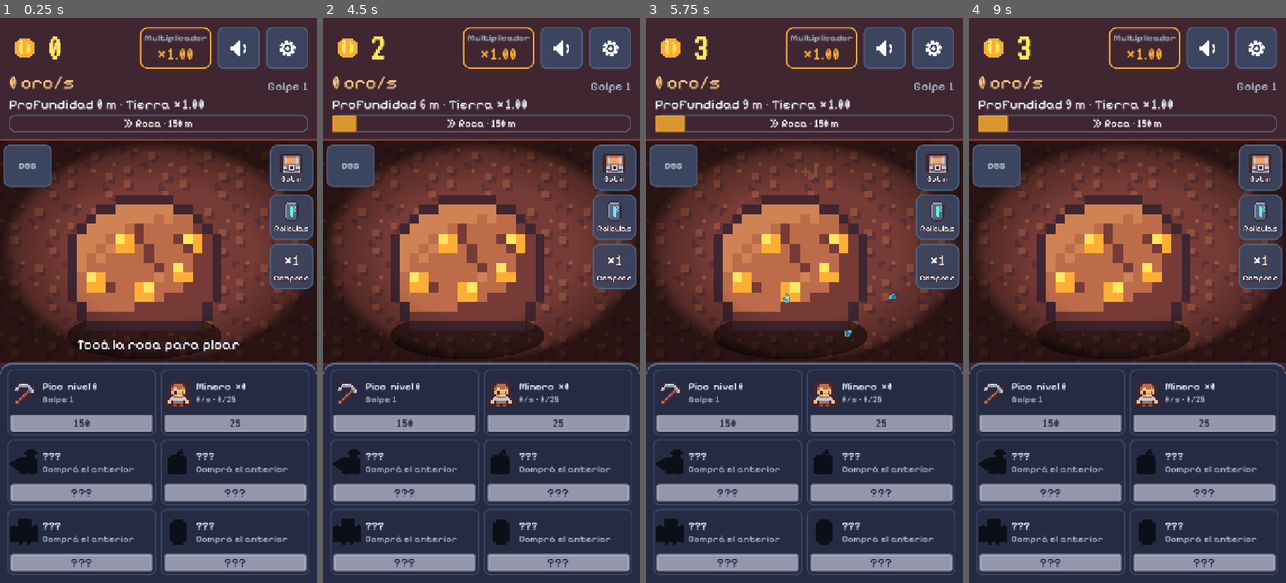
Above: before the commit, frames 1-4 (left to right).
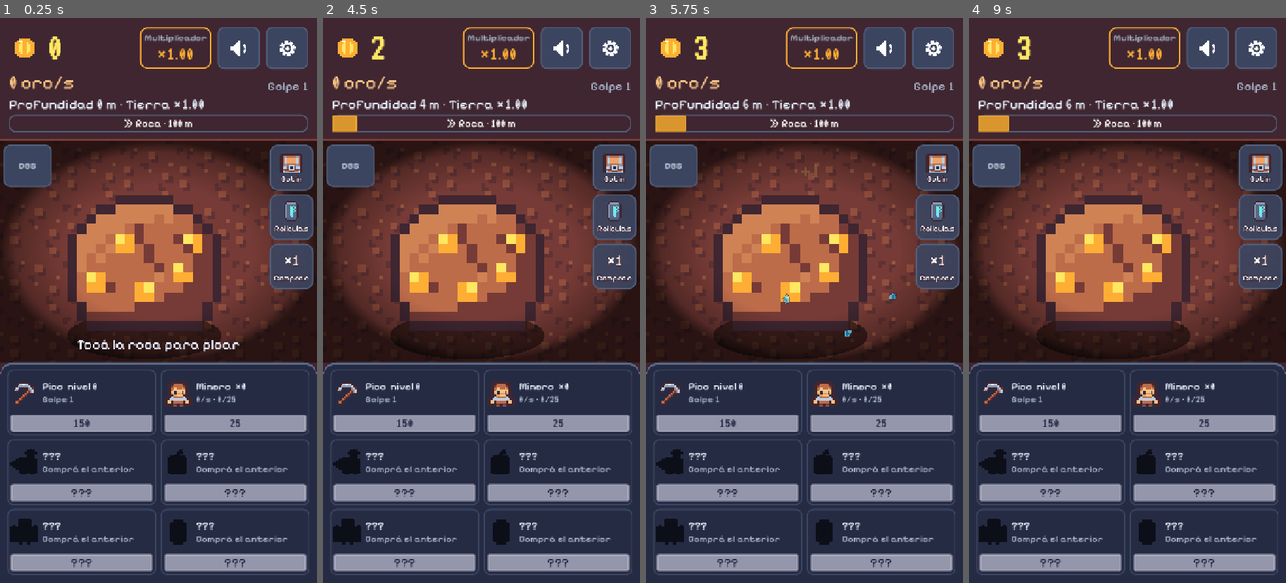
Above: after the commit, the same moments.

Repository: AgusCarretto/pozo-profundo
Game: Godot game, scene res://game/main.tscn
Same seed, same stepped clock (60 frames per second), same inputs: the game is played once before the commit and once after it.
Inputs (mouse positions are in pixels of both pictures, inside the frame that each line leads up to):
- Up to frame 1 (0.25 s): no input
- Up to frame 2 (4.5 s): click (468, 260) at 0.5 s; click (614, 164) at 1.25 s; click (614, 215) at 2 s; click (614, 266) at 2.75 s; click "DBG" at 3.5 s; click "Cerrar" at 4.25 s
- Up to frame 3 (5.75 s): click (791, 260) at 5 s
- Up to frame 4 (9 s): click (1260, 164) at 5.75 s; click (1260, 215) at 6.5 s; click (1260, 266) at 7.25 s; click "DBG" at 8 s; click "Cerrar" at 8.75 s

The runs differ from the first frame. In frame 1, less than 0.1% of the frame differs, in the area x 54-56%, y 18-20%; in frame 2, less than 0.1%; in frame 3, less than 0.1%, in the area x 11-56%, y 14-21%; in frame 4, less than 0.1%.

Commit message:
Curva nueva: primera bajada a 300 m en 30-40 min; las partidas viejas se convierten
Crecimiento de precio 1.15, profundidad 15*log2(1+oro/8), bioma cada 100 m, reliquias desde 300 m.
Las partidas anteriores reciben las reliquias que ya tenían ganadas y vuelven a la superficie.

Co-Authored-By: Claude Sonnet 5.5 <noreply@anthropic.com>

Diff:
--- a/core/economy.gd
+++ b/core/economy.gd
@@ -29,6 +29,8 @@
 
 const DEFAULT_BALANCE_PATH: String = "res://data/balance.json"
 const SAVE_SECTION: String = "economy"
+## Versión de lo que se guarda. Una partida sin este dato se jugó con las reglas de la sección "legacy".
+const BALANCE_VERSION: int = 2
 const SECONDS_PER_HOUR: float = 3600.0
 const X10_COUNT: int = 10
 ## Topes para datos de partida dañados o editados a mano (evitan desbordes a infinito).
@@ -49,6 +51,9 @@
 var pending_offline_report: Dictionary = {}
 ## El último golpe fue crítico.
 var last_hit_critical: bool = false
+## Aviso de que la partida se convirtió al balance nuevo y el jugador todavía no lo vio ({} = ninguno):
+## {relics_gained}. No se guarda.
+var pending_migration_report: Dictionary = {}
 ## Azar del botín y de los críticos. Los tests le fijan la semilla para repetir una tirada.
 var rng: RandomNumberGenerator = RandomNumberGenerator.new()
 
@@ -91,6 +96,8 @@
 var _prestige: Dictionary = {}
 ## Reglas del progreso offline (max_hours, away_seconds, efficiency). Vacío = sin progreso offline.
 var _offline: Dictionary = {}
+## Profundidad y reliquias de las reglas anteriores, para convertir partidas. Vacío = no se convierte nada.
+var _legacy: Dictionary = {}
 ## Umbrales del frenesí (hits_per_second, enter_seconds, exit_seconds, window_seconds). Vacío = sin frenesí.
 var _frenzy: Dictionary = {}
 
@@ -189,6 +196,9 @@
 		return false
 	if not (parsed_offline as Dictionary).is_empty() and parsed_offline["efficiency"] > 1.0:
 		return _fail("offline.efficiency es una fracción: tiene que estar entre 0 y 1")
+	var parsed_legacy: Variant = _read_numbers(balance, "legacy", ["meters_scale", "gold_scale", "min_depth", "depth_step", "exponent"], ["depth_offset"])
+	if parsed_legacy == null:
+		return false
 	var parsed_frenzy: Variant = _read_numbers(balance, "frenzy", ["hits_per_second", "enter_seconds", "exit_seconds", "window_seconds"])
 	if parsed_frenzy == null:
 		return false
@@ -206,6 +216,7 @@
 	_depth = parsed_depth
 	_prestige = parsed_prestige
 	_offline = parsed_offline
+	_legacy = parsed_legacy
 	_frenzy = parsed_frenzy
 	_biomes = []
 	_biome_meters_each = 0.0
@@ -445,6 +456,7 @@
 	_max_biome = 0
 	_revealed = 1
 	pending_offline_report = {}
+	pending_migration_report = {}
 	_reset_run()
 
 
@@ -690,6 +702,7 @@
 
 func to_dict() -> Dictionary:
 	return {
+		"balance_version": BALANCE_VERSION,
 		"gold": gold,
 		"owned": owned.duplicate(),
 		"pick_level": pick_level,
@@ -721,7 +734,29 @@
 	# Quien tiene reliquias llegó al menos hasta donde se puede volver a la superficie (partidas sin el dato).
 	if relics > 0:
 		_max_biome = maxi(_max_biome, EconomyMath.biome_index(prestige_min_depth(), _biome_meters_each, biome_count()))
+	if int(_number(data.get("balance_version"), 1.0)) < BALANCE_VERSION:
+		_migrate_old_run()
 	gold_changed.emit(gold)
+
+
+## El jugador ya vio el aviso de la conversión.
+func dismiss_migration_report() -> void:
+	pending_migration_report = {}
+
+
+## La partida en curso se jugó con la curva anterior, que no se puede traducir (la misma profundidad cuesta otro
+## oro): se entregan las reliquias que ya tenía ganadas con las reglas de entonces y se vuelve a la superficie.
+## Las reliquias de antes y lo revelado se conservan. Sin bajada en curso no hay nada que convertir.
+func _migrate_old_run() -> void:
+	var crew: bool = owned.any(func(count: int) -> bool: return count > 0)
+	if _legacy.is_empty() or (run_gold <= 0.0 and pick_level <= 0 and not crew):
+		return
+	var old_depth: float = EconomyMath.depth(run_gold, _legacy["meters_scale"], _legacy["gold_scale"])
+	var gained: int = EconomyMath.relics_for_depth(old_depth, _legacy["min_depth"], _legacy["depth_offset"], _legacy["depth_step"], _legacy["exponent"])
+	relics = mini(relics + gained, int(MAX_LOADED_RELICS))
+	_revealed = _revealed_count()
+	_reset_run()
+	pending_migration_report = { "relics_gained": gained }
 
 
 # --- Internos ----------------------------------------------------------------
--- a/data/balance.json
+++ b/data/balance.json
@@ -1,5 +1,5 @@
 {
-	"cost_growth": 1.2,
+	"cost_growth": 1.15,
 	"generators": [
 		{ "id": "miner", "name": "Minero", "base_rate": 1, "base_cost": 25 },
 		{ "id": "steam_drill", "name": "Taladro a vapor", "base_rate": 5, "base_cost": 600 },
@@ -22,11 +22,11 @@
 		"multiplier": 2
 	},
 	"depth": {
-		"meters_scale": 25,
-		"gold_scale": 10
+		"meters_scale": 15,
+		"gold_scale": 8
 	},
 	"biomes": {
-		"meters_each": 150,
+		"meters_each": 100,
 		"mult_growth": 1.5,
 		"list": [
 			{ "id": "earth", "name": "Tierra" },
@@ -47,11 +47,19 @@
 		]
 	},
 	"prestige": {
+		"min_depth": 300,
+		"depth_offset": 200,
+		"depth_step": 50,
+		"exponent": 1.3,
+		"bonus_per_relic": 0.25
+	},
+	"legacy": {
+		"meters_scale": 25,
+		"gold_scale": 10,
 		"min_depth": 450,
 		"depth_offset": 350,
 		"depth_step": 50,
-		"exponent": 1.3,
-		"bonus_per_relic": 0.25
+		"exponent": 1.3
 	},
 	"offline": {
 		"max_hours": 8,
--- a/game/main.gd
+++ b/game/main.gd
@@ -203,6 +203,7 @@
 	# Si el juego arrancó con progreso offline, Economy ya lo acreditó antes de que existiera esta escena.
 	if not Economy.pending_offline_report.is_empty():
 		_show_offline_notice(Economy.pending_offline_report)
+	_show_migration_notice()
 	check_storage()
 
 
@@ -617,6 +618,18 @@
 	_shown_biome = -1
 	_last_chest = {}
 	_refresh()
+	_show_migration_notice()
+
+
+## Una partida de antes del balance nuevo volvió a la superficie al cargarse: se cuenta qué pasó.
+func _show_migration_notice() -> void:
+	if Economy.pending_migration_report.is_empty():
+		return
+	var gained: int = Economy.pending_migration_report["relics_gained"]
+	var body: String = "Cambiamos el balance de la mina, así que volviste a la superficie.\n\nTus reliquias siguen con vos"
+	if gained > 0:
+		body += ", y sumamos %s que ya tenías ganadas en esta bajada" % _relics_phrase(gained)
+	_modal.open("¡Mina renovada!", body + ".", "¡A cavar!", "", Economy.dismiss_migration_report)
 
 
 # --- Progreso offline --------------------------------------------------------
--- a/tests/analytics_test.gd
+++ b/tests/analytics_test.gd
@@ -130,7 +130,7 @@
 func _test_request() -> void:
 	_section("El pedido a Supabase")
 	var analytics: AnalyticsScript = _make()
-	analytics.economy.run_gold = 3.0e6
+	analytics.economy.run_gold = 1.0e7
 	analytics.economy.relics = 7
 	analytics.start_session()
 	_check_eq(_sent.size(), 1, "una sesión, un pedido")
--- a/tests/depth_test.gd
+++ b/tests/depth_test.gd
@@ -278,8 +278,10 @@
 	for index: int in range(e.biome_count()):
 		names.append(e.biome_name(index))
 	_check_eq(names, ["Tierra", "Roca", "Cristal", "Magma", "Abismo"] as Array[String], "Tierra, Roca, Cristal, Magma, Abismo (en ese orden)")
-	e.run_gold = 10.0
-	_check_near(e.depth(), 25.0, "con el balance real: 10 de oro ganado -> 25 m")
-	e.run_gold = 1.8e8
-	_check_eq(e.biome_name(e.biome_index()), "Abismo", "con 1.8e8 de oro ganado se llega a Abismo")
-	_check_near(e.multiplier, 5.0625, "y el multiplicador es x1.5^4 = x5.0625")
+	e.run_gold = 8.0
+	_check_near(e.depth(), 15.0, "con el balance real: 8 de oro ganado -> 15 m")
+	e.run_gold = 8.4e6
+	_check_eq(e.biome_name(e.biome_index()), "Magma", "a los 300 m (8,4M) se llega a Magma")
+	e.run_gold = 8.6e8
+	_check_eq(e.biome_name(e.biome_index()), "Abismo", "y con 860M a Abismo (400 m)")
+	_check_near(e.multiplier, 5.0625, "con el multiplicador x1.5^4 = x5.0625")
--- a/tests/economy_test.gd
+++ b/tests/economy_test.gd
@@ -491,7 +491,7 @@
 	_check_eq(rates, [1.0, 5.0, 25.0, 120.0, 600.0] as Array[float], "los generadores caros rinden menos")
 	_check_eq(costs, [25.0, 600.0, 10000.0, 180000.0, 3000000.0] as Array[float], "y cuesta bastante más")
 	e.owned[0] = 1
-	_check_near(e.quote(0, EconomyScript.BuyMode.X1)["cost"], 25.0 * 1.2, "cada unidad cuesta 20% más que la anterior")
+	_check_near(e.quote(0, EconomyScript.BuyMode.X1)["cost"], 25.0 * 1.15, "cada unidad cuesta 15% más que la anterior")
 	e.owned[0] = 0
 	_check_eq(e.pick_cost(), 150.0, "el pico arranca en 150")
 	e.pick_level = 1
--- a/tests/layout_scene_test.gd
+++ b/tests/layout_scene_test.gd
@@ -7,6 +7,7 @@
 ## 720x1280 y uno de 412x915 a 720x1599. Usa el autoload Economy real (se reinicia entre pruebas).
 ## El cableado con Economy (golpes, compras, cartel) se prueba en main_scene_test.gd.
 
+const TestBalance := preload("res://tests/test_balance.gd")
 const BiomePalette := preload("res://game/biome_palette.gd")
 
 const MAIN_SCENE: String = "res://game/main.tscn"
@@ -49,8 +50,9 @@
 	_finish()
 
 
+## El balance real con la curva de profundidad fija de los tests (ver test_balance.gd).
 func _real_balance() -> Dictionary:
-	return JSON.parse_string(FileAccess.get_file_as_string("res://data/balance.json"))
+	return TestBalance.with_fixed_curve(JSON.parse_string(FileAccess.get_file_as_string("res://data/balance.json")))
 
 
 func _balance_without_loot() -> Dictionary:
--- a/tests/main_scene_test.gd
+++ b/tests/main_scene_test.gd
@@ -46,6 +46,7 @@
 	await _test_depth_label()
 	await _test_prestige_flow()
 	await _test_offline_notice()
+	await _test_migration_notice(packed)
 	await _test_loot_hidden_without_loot()
 	await _test_debug_panel_only_in_debug_builds()
 	# Las pruebas de botín necesitan una escena nueva: arma sus carteles al cargar.
@@ -319,13 +320,13 @@
 	await _set_gold(0.0)
 	_check(_label("DepthLabel").text.contains("0 m"), "en la superficie: 0 m (%s)" % _label("DepthLabel").text)
 	_check(_label("DepthLabel").text.contains("Tierra"), "bioma Tierra")
-	await _set_run_gold(700.0)
+	await _set_run_gold(900.0)
 	var text: String = _label("DepthLabel").text
-	_check(text.contains("153 m"), "con 700 de oro ganado: 153 m (%s)" % text)
+	_check(text.contains("102 m"), "con 900 de oro ganado: 102 m (%s)" % text)
 	_check(text.contains("Roca"), "bioma Roca")
 	_check(text.contains("×1.50"), "con su multiplicador ×1.50")
-	await _set_run_gold(1.8e8)
-	_check(_label("DepthLabel").text.contains("Abismo"), "con 1.8e8 de oro ganado: Abismo (%s)" % _label("DepthLabel").text)
+	await _set_run_gold(9.0e8)
+	_check(_label("DepthLabel").text.contains("Abismo"), "con 900M de oro ganado: Abismo (%s)" % _label("DepthLabel").text)
 	_economy.reset()
 
 
@@ -334,16 +335,16 @@
 	var button: Button = _button("PrestigeButton")
 	await _set_gold(0.0)
 	await _set_run_gold(600.0)
-	_check(button.disabled, "a ~148 m el botón está deshabilitado")
-	_check(button.text.contains("450 m"), "y dice desde cuándo se puede (%s)" % button.text.replace("\n", " | "))
+	_check(button.disabled, "a ~94 m el botón está deshabilitado")
+	_check(button.text.contains("300 m"), "y dice desde cuándo se puede (%s)" % button.text.replace("\n", " | "))
 	_check_eq(_label("RelicsLabel").text, "Reliquias: 0", "sin reliquias: 'Reliquias: 0' (%s)" % _label("RelicsLabel").text)
 	_check(not _modal().visible, "el cartel de confirmación está cerrado")
 
 	_economy.gold = 5000.0
 	_economy.owned[0] = 3
 	_economy.pick_level = 4
-	await _set_run_gold(2.7e6)
-	_check(not button.disabled, "a ~450 m el botón se habilita")
+	await _set_run_gold(8.4e6)
+	_check(not button.disabled, "a ~300 m el botón se habilita")
 	_check(button.text.contains("+2 reliquias"), "y promete 2 reliquias (%s)" % button.text.replace("\n", " | "))
 	_check(button.text.contains("+50%"), "y +50% de oro")
 
@@ -364,7 +365,7 @@
 	_check(_economy.gold >= 5000.0 and _economy.gold < 5010.0, "con el oro intacto (%s)" % str(_economy.gold))
 	_check_eq(_economy.owned_count(0), 3, "y la cuadrilla intacta")
 	_check_eq(_economy.pick_level, 4, "y el pico intacto")
-	_check(_economy.run_gold >= 2.7e6 and _economy.run_gold < 2.7e6 + 100.0, "y la profundidad intacta (%s)" % str(_economy.run_gold))
+	_check(_economy.run_gold >= 8.4e6 and _economy.run_gold < 8.4e6 + 100.0, "y la profundidad intacta (%s)" % str(_economy.run_gold))
 
 	button.pressed.emit()
 	_check(_modal().visible, "se puede volver a abrir")
@@ -426,6 +427,26 @@
 	_check(_modal().body_label.text.contains("2 h"), "con lo que corresponde (%s)" % _modal().body_label.text.replace("\n", " | "))
 	_modal().confirm_button.pressed.emit()
 	_check(_economy.pending_offline_report.is_empty(), "y se limpia al cerrarlo")
+	_economy.reset()
+
+
+## Una partida de antes de v0.5 se convierte al cargar: hay que contarle al jugador qué pasó.
+func _test_migration_notice(packed: PackedScene) -> void:
+	_section("Aviso al convertir una partida vieja")
+	_economy.reset()
+	_economy.from_dict({ "run_gold": 2.7e6, "gold": 100.0, "owned": [12, 1], "relics": 1 })
+	_scene.queue_free()
+	await process_frame
+	_scene = packed.instantiate() as Control
+	root.add_child(_scene)
+	await process_frame
+	_check(_modal().visible, "al abrir sale un aviso")
+	var body: String = _modal().body_label.text
+	_check(body.contains("superficie") and body.contains("2 reliquias"), "que dice qué pasó y cuántas reliquias se sumaron (%s)" % body.replace("\n", " | "))
+	_check(not _modal().cancel_button.visible, "es solo un aviso")
+	_modal().confirm_button.pressed.emit()
+	_check(_economy.pending_migration_report.is_empty(), "y al cerrarlo no vuelve")
+	_check_eq(_economy.relics, 3, "las reliquias están")
 	_economy.reset()
 
 
@@ -470,7 +491,7 @@
 	_check_eq(_economy.biome_name(_economy.biome_index()), "Roca", "con 1.000 ya estás en Roca (%.0f m)" % _economy.depth())
 	panel.gold_button.pressed.emit()
 	_check_eq(_economy.gold, 1000000.0, "otra vez: el oro que tenés × 1000 = 1.000.000")
-	_check_eq(_economy.can_prestige(), false, "con dos pulsaciones todavía no se puede volver (%.0f m, hacen falta 450)" % _economy.depth())
+	_check_eq(_economy.can_prestige(), false, "con dos pulsaciones todavía no se puede volver (%.0f m, hacen falta 300)" % _economy.depth())
 	await process_frame
 	_check(_button("PrestigeButton").disabled, "y el botón de prestigio sigue deshabilitado")
 	panel.gold_button.pressed.emit()
--- a/tests/music_test.gd
+++ b/tests/music_test.gd
@@ -5,6 +5,7 @@
 ## El director mide el ritmo con su propio reloj (`clock`); acá se lo reemplaza por uno de prueba que se adelanta a
 ## mano, así el frenesí se prueba sin esperar en tiempo real. Qué suena se mira con Audio.current_music_id().
 
+const TestBalance := preload("res://tests/test_balance.gd")
 const MAIN_SCENE: String = "res://game/main.tscn"
 const STEP: float = 1.0 / 60.0
 
@@ -24,7 +25,7 @@
 		_check(false, "existen los autoloads Economy y Audio")
 		_finish()
 		return
-	_check(_economy.load_balance_file("res://data/balance.json"), "carga el balance real")
+	_check(_economy.load_balance(TestBalance.with_fixed_curve(JSON.parse_string(FileAccess.get_file_as_string("res://data/balance.json")))), "carga el balance real, con la curva fija de los tests")
 	_economy.reset()
 	_scene = (load(MAIN_SCENE) as PackedScene).instantiate() as Control
 	root.add_child(_scene)
--- a/tests/offline_test.gd
+++ b/tests/offline_test.gd
@@ -361,7 +361,7 @@
 	var payload: Dictionary = {
 		"version": 1,
 		"saved_at": saved_at,
-		"sections": { "economy": { "gold": 100.0, "run_gold": 100.0, "owned": [10, 0, 0, 0, 0], "pick_level": 0 } },
+		"sections": { "economy": { "balance_version": 2, "gold": 100.0, "run_gold": 100.0, "owned": [10, 0, 0, 0, 0], "pick_level": 0 } },
 	}
 	var file: FileAccess = FileAccess.open(TEST_SAVE_PATH, FileAccess.WRITE)
 	file.store_string(JSON.stringify(payload))
--- a/tests/relics_test.gd
+++ b/tests/relics_test.gd
@@ -37,6 +37,7 @@
 	_test_balance_validation()
 	_test_real_balance_file()
 	_test_max_biome()
+	_test_old_saves_are_migrated()
 	for node: Node in _nodes:
 		node.free()
 	_finish()
@@ -308,14 +309,67 @@
 	var e: EconomyScript = EconomyScript.new()
 	_nodes.append(e)
 	_check_eq(e.load_balance_file("res://data/balance.json"), true, "carga el balance real (%s)" % e.last_error)
-	_check_eq(e.prestige_min_depth(), 450.0, "desde los 450 m")
+	_check_eq(e.prestige_min_depth(), 300.0, "desde los 300 m")
 	_check_eq(e.relic_bonus(), 0.25, "+25% por reliquia")
-	e.run_gold = 41000.0 # 300 m
-	_check_eq(e.prestige_relics(), 0, "a 300 m todavía no se puede")
-	e.run_gold = 2.7e6 # ~451 m
-	_check_eq(e.prestige_relics(), 2, "a ~450 m: 2 reliquias")
-	_check_eq(e.prestige(), 2, "prestige() las entrega")
-	_check_near(e.relic_multiplier(), 1.5, "x1.5")
+	e.run_gold = 8.0e6 # ~299 m
+	_check_eq(e.prestige_relics(), 0, "a 299 m todavía no se puede")
+	e.run_gold = 8.4e6 # ~300 m
+	_check_eq(e.prestige_relics(), 2, "a 300 m: 2 reliquias")
+	e.run_gold = 8.6e7 # ~350 m
+	_check_eq(e.prestige_relics(), 4, "a 350 m: 4")
+	e.run_gold = 8.6e8 # ~400 m
+	_check_eq(e.prestige_relics(), 6, "a 400 m: 6")
+	_check_eq(e.prestige(), 6, "prestige() las entrega")
+	_check_near(e.relic_multiplier(), 2.5, "x2.5")
+	var old: EconomyScript = EconomyScript.new()
+	_nodes.append(old)
+	old.load_balance_file("res://data/balance.json")
+	old.from_dict({ "run_gold": 2.7e6, "relics": 1 })
+	_check_eq(old.relics, 3, "el balance real convierte las partidas viejas")
+
+
+## Las reglas viejas (antes de v0.5), para convertir las partidas guardadas con ellas.
+const LEGACY: Dictionary = { "meters_scale": 25, "gold_scale": 10, "min_depth": 450, "depth_offset": 350, "depth_step": 50, "exponent": 1.3 }
+
+
+## Con el balance nuevo la profundidad se mide distinto: una partida vieja recibe las reliquias que ya tenía
+## ganadas con la regla anterior y vuelve a la superficie, una sola vez.
+func _test_old_saves_are_migrated() -> void:
+	_section("Partidas guardadas con el balance anterior")
+	var balance: Dictionary = TestBalance.make()
+	balance["legacy"] = LEGACY
+	var old_save: Dictionary = { "gold": 5000.0, "run_gold": 2.7e6, "owned": [30, 0], "pick_level": 4, "relics": 3, "loot_bonus": 1.2 }
+	var e: EconomyScript = _make(balance)
+	e.from_dict(old_save)
+	_check_eq(e.relics, 5, "3 que tenía + 2 que daba subir desde ~451 m con la regla vieja")
+	_check(e.gold == 0.0 and e.run_gold == 0.0 and e.owned_count(0) == 0 and e.pick_level == 0, "y la bajada se reinicia")
+	_check_eq(e.pending_migration_report, { "relics_gained": 2 }, "queda un aviso para el jugador")
+	_check(e.is_generator_revealed(1), "lo que había comprado sigue a la vista")
+	e.dismiss_migration_report()
+	_check(e.pending_migration_report.is_empty(), "que se puede cerrar")
+	var saved: Dictionary = JSON.parse_string(JSON.stringify(e.to_dict()))
+	_check_eq(int(saved.get("balance_version", 0)), 2, "lo que se guarda ya está marcado como nuevo")
+	saved["run_gold"] = 2.7e6
+	saved["owned"] = [30, 0]
+	var again: EconomyScript = _make(balance)
+	again.from_dict(saved)
+	_check(again.relics == 5 and again.owned_count(0) == 30 and again.pending_migration_report.is_empty(), "una partida nueva no se vuelve a convertir")
+	var shallow: EconomyScript = _make(balance)
+	shallow.from_dict({ "run_gold": 600.0, "gold": 10.0, "owned": [3, 0] })
+	_check(shallow.relics == 0 and shallow.run_gold == 0.0, "sin llegar a los 450 m viejos: se reinicia sin reliquias nuevas")
+	_check_eq(shallow.pending_migration_report, { "relics_gained": 0 }, "pero se le avisa igual")
+	for nothing: Dictionary in [{}, { "relics": 4 }, { "gold": 0.0, "owned": [0, 0] }]:
+		var empty: EconomyScript = _make(balance)
+		empty.from_dict(nothing)
+		_check(empty.pending_migration_report.is_empty(), "sin bajada en curso no hay nada que convertir (%s)" % str(nothing))
+	shallow.reset()
+	_check(shallow.pending_migration_report.is_empty(), "empezar de cero borra el aviso")
+	var no_legacy: EconomyScript = _make()
+	no_legacy.from_dict(old_save)
+	_check_eq(no_legacy.owned_count(0), 30, "sin la sección legacy no se convierte nada")
+	var broken: Dictionary = TestBalance.make()
+	broken["legacy"] = { "meters_scale": 25 }
+	_check_eq(no_legacy.load_balance(broken), false, "una sección legacy incompleta -> inválido")
 
 
 ## El bioma más profundo alcanzado (índice, 0 = Tierra): sobrevive al prestigio y va en las métricas.
@@ -341,7 +395,7 @@
 	_nodes.append(real)
 	_check(real.load_balance_file(EconomyScript.DEFAULT_BALANCE_PATH), "carga el balance del juego")
 	real.from_dict({ "relics": 1 })
-	_check_eq(real.max_biome(), 3, "con el balance del juego (450 m) es Magma")
+	_check_eq(real.max_biome(), 3, "con el balance del juego (se sube desde los 300 m) es Magma")
 	var surface: EconomyScript = _make()
 	surface.from_dict({ "gold": 5.0, "run_gold": 5.0 })
 	_check_eq(surface.max_biome(), 0, "sin reliquias ni dato: donde está")
--- a/tests/scene_fx_base.gd
+++ b/tests/scene_fx_base.gd
@@ -5,6 +5,7 @@
 ##
 ## Cada test hereda de acá, implementa _run_tests() y no llama a _finish() (lo hace la base).
 
+const TestBalance := preload("res://tests/test_balance.gd")
 const NumberFormat := preload("res://core/number_format.gd")
 const MAIN_SCENE: String = "res://game/main.tscn"
 const PHONE: Vector2 = Vector2(720, 1280)
@@ -55,7 +56,7 @@
 	var balance: Dictionary = JSON.parse_string(FileAccess.get_file_as_string("res://data/balance.json"))
 	balance.erase("loot")
 	balance.erase("crit") # un crítico al azar cambiaría el número que sale de la roca
-	return balance
+	return TestBalance.with_fixed_curve(balance)
 
 
 func _mount() -> void:
--- a/tests/sounds_test.gd
+++ b/tests/sounds_test.gd
@@ -5,6 +5,7 @@
 ## No escuchan nada: miran qué SFX pidió el juego (la señal Audio.sfx_played). Si suena bien o fuerte
 ## se decide con los auriculares puestos.
 
+const TestBalance := preload("res://tests/test_balance.gd")
 const MAIN_SCENE: String = "res://game/main.tscn"
 const CATALOG_PATH: String = "res://data/sounds.json"
 const AUDIO_DIR: String = "res://assets/audio"
@@ -73,7 +74,7 @@
 func _real_balance() -> Dictionary:
 	var balance: Dictionary = JSON.parse_string(FileAccess.get_file_as_string("res://data/balance.json"))
 	balance.erase("crit")
-	return balance
+	return TestBalance.with_fixed_curve(balance)
 
 
 func _mount() -> void:
--- a/tests/test_balance.gd
+++ b/tests/test_balance.gd
@@ -39,6 +39,16 @@
 }
 
 
+## Los tests de interfaz llegan a cada bioma con cifras de oro fijas: se les da una curva propia (25 m por cada
+## duplicación del oro, bioma cada 150 m, volver desde 450 m) para que ajustar el balance real no los rompa.
+static func with_fixed_curve(balance: Dictionary) -> Dictionary:
+	balance["depth"] = { "meters_scale": 25, "gold_scale": 10 }
+	balance["biomes"]["meters_each"] = 150
+	balance["prestige"]["min_depth"] = 450
+	balance["prestige"]["depth_offset"] = 350
+	return balance
+
+
 ## Copia del balance completo sin las secciones indicadas (p. ej. sin "loot" para que el
 ## azar de los cofres no mueva el oro en un test que cuenta cada moneda).
 static func make(without: Array[String] = []) -> Dictionary:
--- a/tools/screenshot.gd
+++ b/tools/screenshot.gd
@@ -21,17 +21,17 @@
 const SHOTS: Array[Dictionary] = [
 	{ "name": "1_inicio", "panel": 0, "gold": 22.0, "run_gold": 22.0, "pick": 0, "owned": [], "relics": 0 },
 	{ "name": "2_roca", "panel": 0, "gold": 3400.0, "run_gold": 4200.0, "pick": 3, "owned": [4, 1], "relics": 0 },
-	{ "name": "3_cristal_botin", "panel": 1, "gold": 52000.0, "run_gold": 60000.0, "pick": 5, "owned": [8, 3, 1, 1], "relics": 0 },
-	{ "name": "4_magma_reliquias", "panel": 2, "gold": 4.0e6, "run_gold": 5.0e6, "pick": 7, "owned": [30, 8, 5, 2, 0], "relics": 3 },
+	{ "name": "3_cristal_botin", "panel": 1, "gold": 52000.0, "run_gold": 3.0e5, "pick": 5, "owned": [8, 3, 1, 1], "relics": 0 },
+	{ "name": "4_magma_reliquias", "panel": 2, "gold": 4.0e6, "run_gold": 3.0e7, "pick": 7, "owned": [30, 8, 5, 2, 0], "relics": 3 },
 	{ "name": "5_abismo", "panel": 0, "gold": 9.0e8, "run_gold": 2.0e9, "pick": 9, "owned": [60, 25, 12, 6, 2], "relics": 5 },
 	{ "name": "6_opciones", "panel": 0, "gold": 8.88e15, "run_gold": 1.0e15, "pick": 9, "owned": [60, 25, 12, 6, 2], "relics": 40, "options": true },
 	{ "name": "7_golpe", "panel": 0, "gold": 3400.0, "run_gold": 4200.0, "pick": 3, "owned": [4, 1], "relics": 0, "hits": 6 },
 	{ "name": "8_dinamita", "panel": 0, "gold": 52000.0, "run_gold": 60000.0, "pick": 5, "owned": [8, 3, 400, 1], "relics": 0, "wait": 1.12 },
 	{ "name": "9_cofre", "panel": 0, "gold": 52000.0, "run_gold": 60000.0, "pick": 5, "owned": [8, 3, 1, 1], "relics": 0, "chest": 1, "wait": 0.7 },
-	{ "name": "10_legendario", "panel": 0, "gold": 4.0e6, "run_gold": 5.0e6, "pick": 7, "owned": [30, 8, 5, 2, 0], "relics": 3, "chest": 3, "wait": 1.2 },
-	{ "name": "11_bioma_nuevo", "panel": 0, "gold": 900.0, "run_gold": 600.0, "pick": 2, "owned": [4, 1], "relics": 0, "descend": 700.0, "wait": 0.3 },
+	{ "name": "10_legendario", "panel": 0, "gold": 4.0e6, "run_gold": 3.0e7, "pick": 7, "owned": [30, 8, 5, 2, 0], "relics": 3, "chest": 3, "wait": 1.2 },
+	{ "name": "11_bioma_nuevo", "panel": 0, "gold": 900.0, "run_gold": 600.0, "pick": 2, "owned": [4, 1], "relics": 0, "descend": 900.0, "wait": 0.3 },
 	{ "name": "12_vuelta", "panel": 0, "gold": 3400.0, "run_gold": 4200.0, "pick": 3, "owned": [12, 2], "relics": 0, "offline": 11520.0, "wait": 0.6 },
-	{ "name": "13_superficie", "panel": 0, "gold": 4.0e6, "run_gold": 5.0e6, "pick": 7, "owned": [30, 8, 5, 2, 0], "relics": 3, "prestige": true, "wait": 0.95 },
+	{ "name": "13_superficie", "panel": 0, "gold": 4.0e6, "run_gold": 3.0e7, "pick": 7, "owned": [30, 8, 5, 2, 0], "relics": 3, "prestige": true, "wait": 0.95 },
 ]
 
 var _out_dir: String = ""
